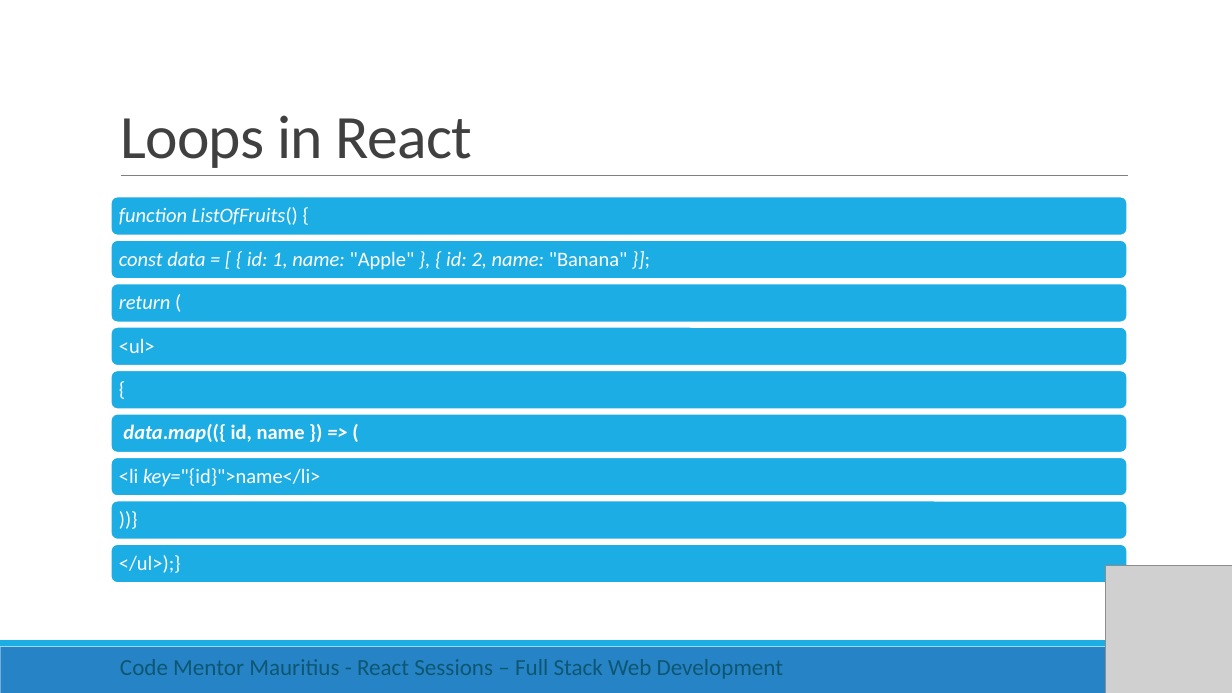
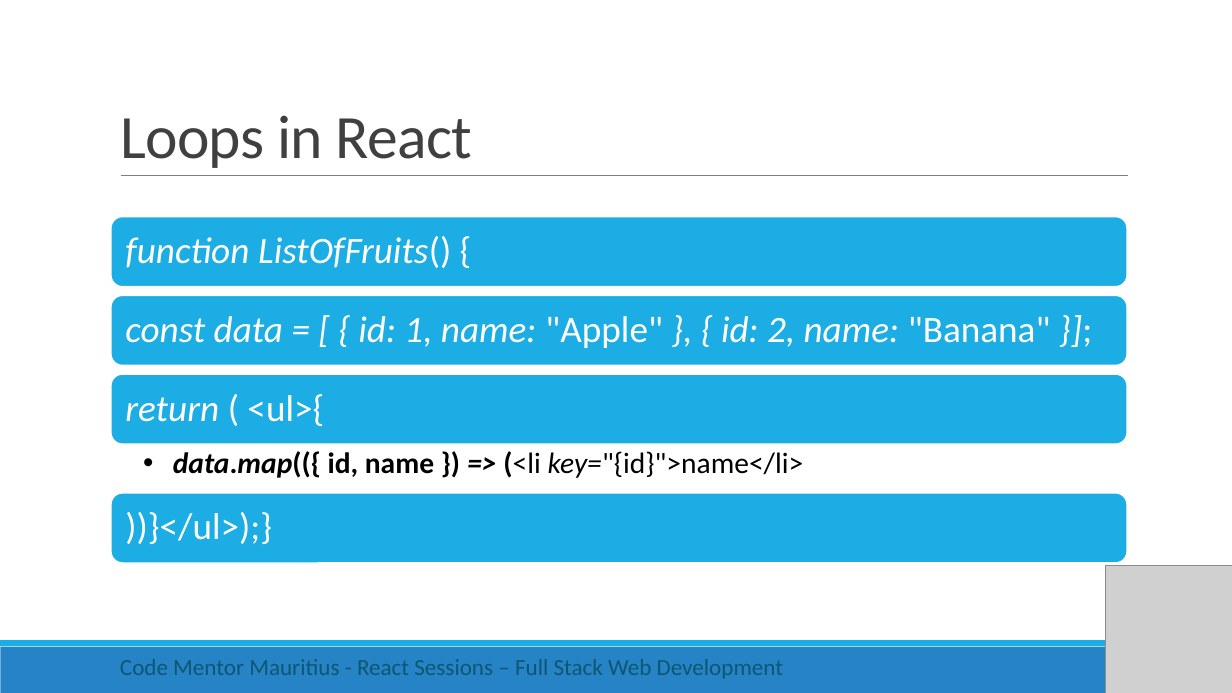
Before and after one commit to rishigujadhur1/Slides, a slide deck: slide 8 of React/React Session 1.pptx (slide 7 before the commit). Drawn at 1232x693 pixels with LibreOffice and Linux fonts; fonts in the diff are those of the drawing; grey boxes stand for pictures. Boxes give left, top, right and bottom in pixels: in the first picture for what was removed or moved away, otherwise in the second. Text is boxed around its words. In the diff, an @@ line names an element or a change of style, - is before the commit and + after.

```diff
--- a/React/React Session 1.pptx
+++ b/React/React Session 1.pptx
@@ rounded rectangle: place and size @@
-rounded rectangle at <box>111,240,1128,279</box>
+rounded rectangle at <box>111,216,1128,287</box>
@@ text "function ListOfFruits() {": place and size @@
-text "function ListOfFruits() {" at <box>119,207,298,225</box>
+text "function ListOfFruits() {" at <box>125,236,451,268</box>
@@ text "function ListOfFruits() {" at <box>125,236,451,268</box>: size 16 to 29 pt; more space between paragraphs @@
@@ rounded rectangle: place and size @@
-rounded rectangle at <box>111,327,1128,366</box>
+rounded rectangle at <box>111,296,1128,366</box>
@@ text "const data = [ { ..." at <box>125,316,1051,348</box>: size 16 to 29 pt; more space between paragraphs @@
@@ text "const data = [ { ...": place and size @@
-text "const data = [ { ..." at <box>119,251,627,270</box>
+text "const data = [ { ..." at <box>125,316,1051,348</box>
@@ rounded rectangle: place and size @@
-rounded rectangle at <box>111,371,1128,409</box>
+rounded rectangle at <box>111,374,1128,445</box>
@@ text at <box>125,394,324,426</box>: text changed; size 16 to 29 pt; italic on @@
-<ul>
+return ( <ul>{
@@ text "data.map(({ id, name }) => ..." at <box>173,451,804,478</box>: vertical alignment middle to top @@
@@ text at <box>173,451,804,478</box>: text changed; size 16 to 23 pt; text colour #FFFFFF to #000000; bold on @@
-<li key="{id}">name</li>
+  • data.map(({ id, name }) => (<li key="{id}">name</li>
@@ rounded rectangle: place and size @@
-rounded rectangle at <box>111,501,1128,540</box>
+rounded rectangle at <box>111,493,1128,563</box>
@@ text at <box>125,512,272,544</box>: text changed; size 16 to 29 pt @@
-</ul>);}
+))}</ul>);}
@@ group removed at <box>111,197,1128,583</box>: 5 rounded rectangles, 4 texts @@
-return (
-{
-data.map(({ id, name }) => (
-))}
```
Also in this commit, not shown: 2 other slides changed, 5 slides added.
